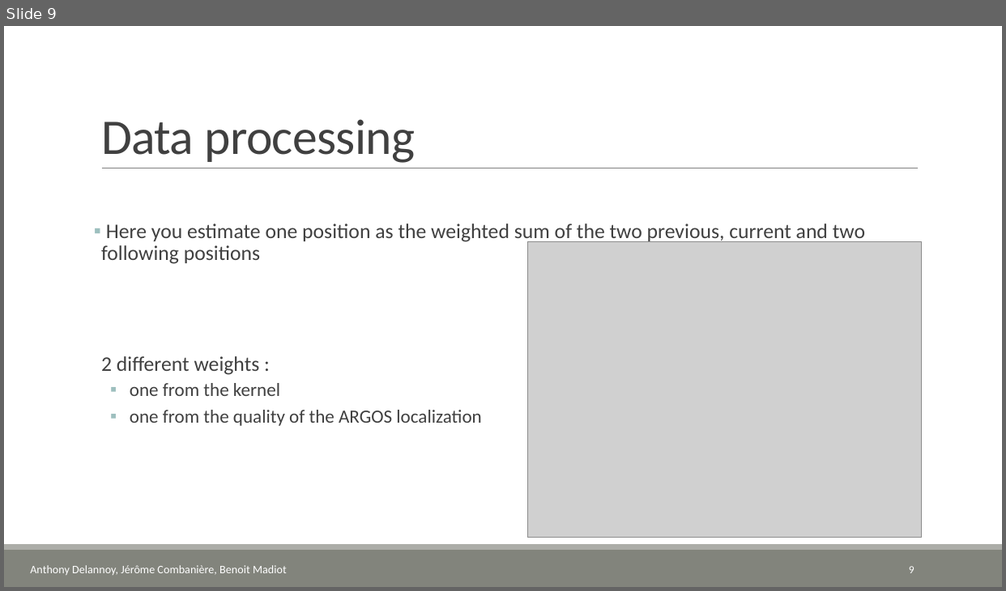
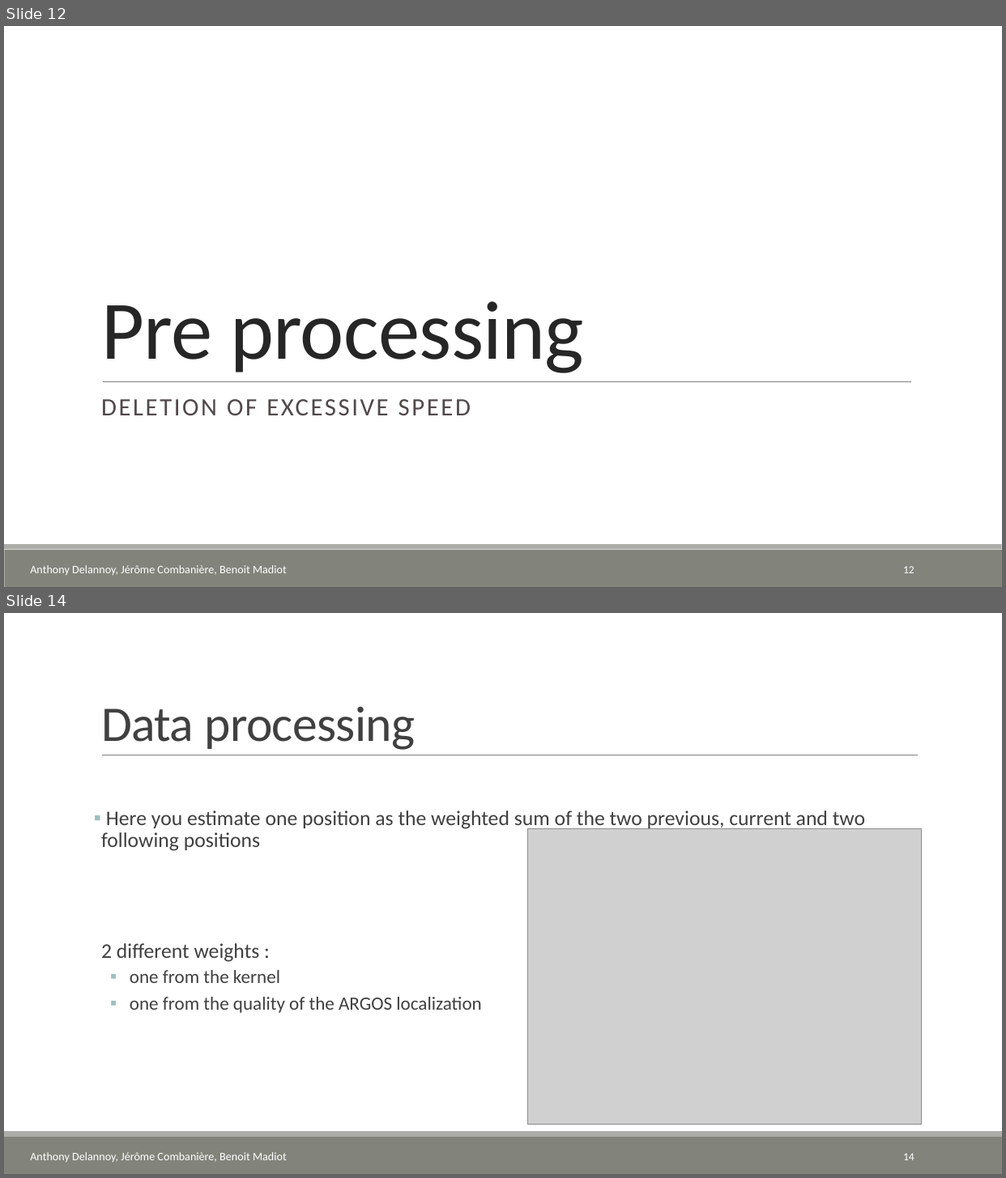
Before and after one commit to atbd/CLS, a slide deck: presentation/Presentation.pptx. Shown one above the other, each under a label of ours: slide 9 before the commit, slides 12 and 14 after it; the slides between them are not shown. The pictures are 1006x591 and 1006x1178 pixels, drawn with LibreOffice and Linux fonts; fonts in the diff are those of the drawing; grey boxes stand for pictures; background and template pictures are left out. Boxes give left, top, right and bottom in pixels: in the first picture for what was removed or moved away, otherwise in the second. Text is boxed around its words. In the diff, an @@ line names an element or a change of style, - is before the commit and + after.

```diff
--- a/presentation/Presentation.pptx
+++ b/presentation/Presentation.pptx
@@ slide 12 added at box(4, 26, 1002, 587), background #FFFFFF; not listed: 2 template elements that a slide beside it also shows @@
@@ title added at box(101, 301, 584, 373), 80 pt, text #262626 @@
+Pre processing
@@ line added from (103, 382) to (911, 382), #808080 0.5 pt @@
@@ text added at box(101, 399, 471, 416), 24 pt, text #514949 @@
+DELETION OF EXCESSIVE SPEED
@@ text added at box(30, 565, 287, 575), 11 pt, text #FFFFFF @@
+Anthony Delannoy, Jérôme Combanière, Benoit Madiot
@@ page number added at box(903, 566, 914, 574), 10.5 pt, text #FFFFFF @@
+12
@@ what was slide 9 is now slide 14 @@
@@ page number at box(903, 1153, 914, 1161): text changed @@
-9
+14
```
Also in this commit, not shown: 3 slides changed, 4 other slides added.
